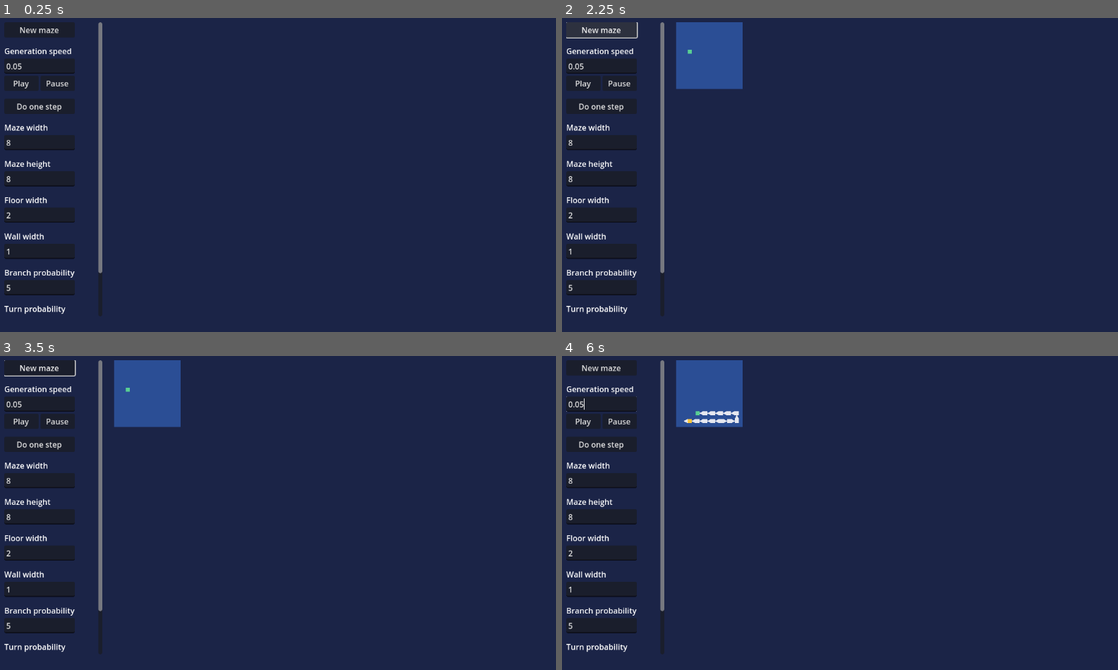
Above: before the commit, frames 1-4 (two rows, left to right).
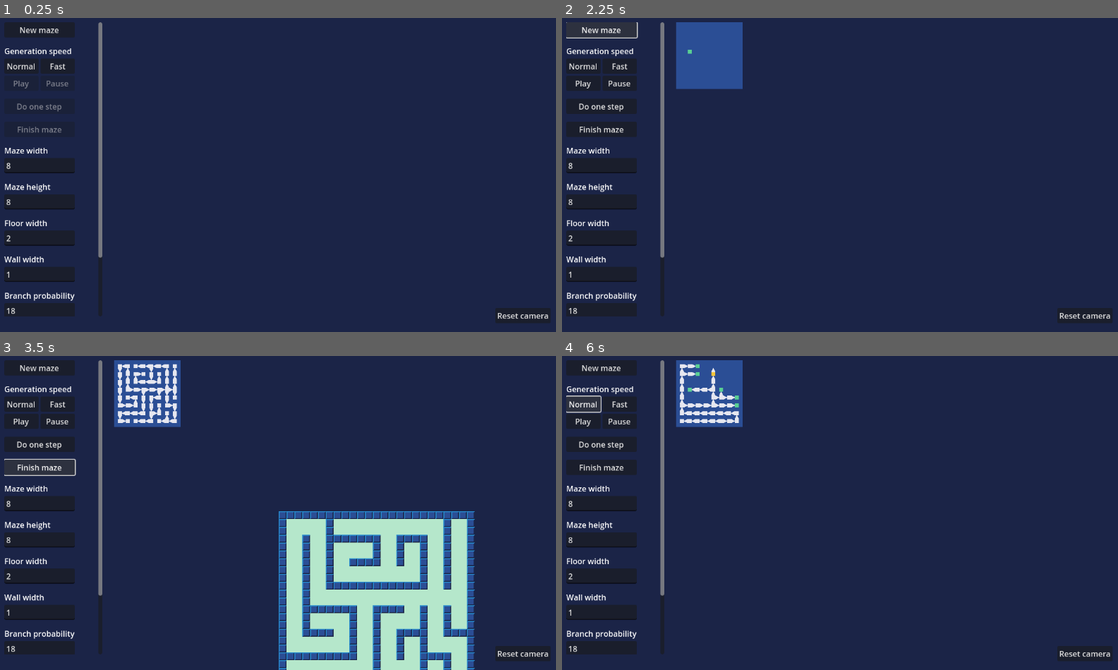
Above: after the commit, the same moments.

Repository: Kobefir/maze-generation
Game: Godot game, scene res://world.tscn
Same seed, same stepped clock (60 frames per second), same inputs: the game is played once before the commit and once after it.
Inputs (mouse positions are in pixels of both pictures, inside the frame that each line leads up to):
- Up to frame 1 (0.25 s): no input
- Up to frame 2 (2.25 s): click (617, 65) at 0.5 s, where only the run after the commit has a clickable "Fast"; click (1084, 316) at 1.25 s, where only the run after the commit has a clickable "Reset camera"; click "New maze" at 2 s
- Up to frame 3 (3.5 s): click (38, 465) at 2.75 s, where only the run after the commit has a clickable "Finish maze"
- Up to frame 4 (6 s): click "New maze" at 3.5 s; click "Play" at 4.25 s; click "Play" at 5 s; click (584, 403) at 5.75 s, where only the run after the commit has a clickable "Normal"

The runs differ from the first frame. In frame 1, 6.4% of the frame differs, in the area x 0-99%, y 13-98%; in frame 2, 6.7%; in frame 3, 24%, in the area x 0-99%, y 1-100%; in frame 4, 7.3%.

Commit message:
Added "finish maze" button
- When pressed. the maze is completed in one "step" instead of "stepping" once per update

Diff:
--- a/cellular_automata.gd
+++ b/cellular_automata.gd
@@ -10,7 +10,10 @@
 @export var floor_size: int = 1
 @export var branch_chance: int = 5 # Percent chance of branching
 @export var turn_chance: int = 10 # Percent chance of changing path direction
-@export var update_frequency: float = 0.05 # Number of seconds between _step_generation() calls
+
+# Number of seconds between _step_generation() calls when autoplayed
+@export var normal_update_speed: float = 0.05
+@export var fast_update_speed: float = 0.0
 
 var maze: Dictionary[Vector2i, Cell]
 var rng: RandomNumberGenerator
@@ -20,7 +23,9 @@
 var branchable_connected_cells: Array[Vector2i]
 var connected_cell_count: int
 var update_timer: float
+var update_frequency: float
 var is_maze_paused: bool = true
+var is_maze_complete: bool
 
 var DIRECTIONS: Array[Vector2i] = [
 	Vector2i.UP,	# Direction 0
@@ -45,12 +50,15 @@
 func _ready() -> void:
 	SignalBus.new_maze.connect(_on_new_maze)
 	SignalBus.step_maze.connect(_on_maze_stepped)
-	SignalBus.update_speed_changed.connect(_on_update_speed_changed)
 	SignalBus.maze_paused.connect(_on_maze_paused)
 	SignalBus.maze_played.connect(_on_maze_played)
 	SignalBus.maze_complete.connect(_on_maze_complete)
+	SignalBus.speed_set_normal.connect(_on_speed_set_normal)
+	SignalBus.speed_set_fast.connect(_on_speed_set_fast)
+	SignalBus.maze_hurried.connect(_on_maze_hurried)
 
 	rng = RandomNumberGenerator.new()
+	update_frequency = normal_update_speed
 
 func _physics_process(delta: float) -> void:
 	if not is_maze_paused:
@@ -59,7 +67,6 @@
 			update_timer = update_frequency
 			step_generation()
 
-
 func _on_new_maze(params: Dictionary[StringName, int]) -> void:
 	# Assign the maze parameters to this node
 	for prop in params.keys(): set(prop, params[prop])
@@ -70,6 +77,7 @@
 	branchable_connected_cells.clear()
 	connected_cell_count = 0
 	is_maze_paused = true
+	is_maze_complete = false
 
 	# Pick a random RandomNumberGenerator seed if there's no user-input seed
 	if rng_seed == -1: rng.randomize()
@@ -79,11 +87,8 @@
 
 # Pause or resume maze generation
 func toggle_pause() -> void:
-	if is_maze_paused:
-		is_maze_paused = false
-	else:
-		is_maze_paused = true
-
+	if is_maze_paused: is_maze_paused = false
+	else: is_maze_paused = true
 	update_timer = update_frequency
 
 # Create empty maze consisting only of disconnected cells
@@ -161,6 +166,9 @@
 
 # Run cell simulation until one or more cells change state
 func step_generation() -> void:
+	if is_maze_complete:
+		return
+
 	match maze[active_cell_coords].state:
 		CellState.DISCONNECTED:
 			return
@@ -260,10 +268,7 @@
 
 func _on_maze_complete(_params: Dictionary[StringName, int],
 		_maze: Dictionary[Vector2i, Cell]) -> void:
-	print("maze complete")
-
-func _on_update_speed_changed(new_val: float) -> void:
-	update_frequency = new_val
+	is_maze_complete = true
 
 func _on_maze_paused() -> void:
 	if not is_maze_paused:
@@ -272,3 +277,17 @@
 func _on_maze_played() -> void:
 	if is_maze_paused:
 		toggle_pause()
+
+func _on_speed_set_normal() -> void:
+	update_frequency = normal_update_speed
+
+func _on_speed_set_fast() -> void:
+	update_frequency = fast_update_speed
+
+func _on_maze_hurried() -> void:
+	if is_maze_complete:
+		return
+
+	while not is_maze_complete:
+		step_generation()
+		print("generating")
--- a/signal_bus.gd
+++ b/signal_bus.gd
@@ -2,9 +2,6 @@
 
 @warning_ignore("unused_signal")
 signal new_maze(params: Dictionary[StringName, int])
-
-@warning_ignore("unused_signal")
-signal step_maze()
 
 @warning_ignore("unused_signal")
 signal update_speed_changed(new_speed: float)
@@ -19,8 +16,10 @@
 		params: Dictionary[StringName, int],
 		maze: Dictionary[Vector2i, CellularAutomata.Cell])
 
-@warning_ignore("unused_signal")
-signal maze_paused()
-
-@warning_ignore("unused_signal")
-signal maze_played()
+@warning_ignore("unused_signal") signal maze_paused()
+@warning_ignore("unused_signal") signal maze_played()
+@warning_ignore("unused_signal") signal step_maze()
+@warning_ignore("unused_signal") signal speed_set_normal()
+@warning_ignore("unused_signal") signal speed_set_fast()
+@warning_ignore("unused_signal") signal camera_reset()
+@warning_ignore("unused_signal") signal maze_hurried()
--- a/ui.gd
+++ b/ui.gd
@@ -9,16 +9,22 @@
 @export var branch_chance_input: LineEdit
 @export var turn_chance_input: LineEdit
 @export var seed_input: LineEdit
-@export var update_speed_input: LineEdit
+@export var normal_button: Button
+@export var fast_button: Button
 @export var pause_button: Button
 @export var play_button: Button
+@export var reset_camera_button: Button
+@export var finish_maze_button: Button
 
 func _ready() -> void:
 	new_maze_button.pressed.connect(_on_new_maze_button_pressed)
 	step_maze_button.pressed.connect(_on_step_maze_button_pressed)
-	update_speed_input.text_changed.connect(_on_update_speed_changed.bind())
+	normal_button.pressed.connect(_on_normal_button_pressed)
+	fast_button.pressed.connect(_on_fast_button_pressed)
 	pause_button.pressed.connect(_on_pause_button_pressed)
 	play_button.pressed.connect(_on_play_button_pressed)
+	reset_camera_button.pressed.connect(_on_reset_camera_button_pressed)
+	finish_maze_button.pressed.connect(_on_finish_maze_button_pressed)
 
 func _on_new_maze_button_pressed() -> void:
 	# Declare params outside of the Dictionary so we can perform
@@ -43,18 +49,29 @@
 
 	SignalBus.new_maze.emit(params)
 
+	# Enable the step buttons
+	play_button.disabled = false
+	pause_button.disabled = false
+	step_maze_button.disabled = false
+	finish_maze_button.disabled = false
+
 func _on_step_maze_button_pressed() -> void:
 	SignalBus.step_maze.emit()
 
-func _on_update_speed_changed(new_val: String) -> void:
-	var parsed_val := new_val.to_float()
-	if parsed_val == 0.0:
-		update_speed_input.text = "0"
+func _on_normal_button_pressed() -> void:
+	SignalBus.speed_set_normal.emit()
 
-	SignalBus.update_speed_changed.emit(parsed_val)
+func _on_fast_button_pressed() -> void:
+	SignalBus.speed_set_fast.emit()
 
 func _on_pause_button_pressed() -> void:
 	SignalBus.maze_paused.emit()
 
 func _on_play_button_pressed() -> void:
 	SignalBus.maze_played.emit()
+
+func _on_reset_camera_button_pressed() -> void:
+	SignalBus.camera_reset.emit()
+
+func _on_finish_maze_button_pressed() -> void:
+	SignalBus.maze_hurried.emit()
--- a/world.tscn
+++ b/world.tscn
@@ -11,7 +11,7 @@
 
 [node name="World" type="Node2D"]
 
-[node name="UI" type="CanvasLayer" parent="." node_paths=Pac …(153 unchanged characters)… t", "turn_chance_input", "seed_input", "update_speed_input", "pause_button", "play_button")]
+[node name="UI" type="CanvasLayer" parent="." node_paths=Pac …(153 unchanged characters)… t", "turn_chance_input", "seed_input", "normal_button", "fast_button", "pause_button", "play_button", "reset_camera_button", "finish_maze_button")]
 script = ExtResource("2_aqk2v")
 new_maze_button = NodePath("ScrollContainer/MazeProperties/NewMazeButton")
 step_maze_button = NodePath("ScrollContainer/MazeProperties/StepMazeButton")
@@ -22,9 +22,12 @@
 branch_chance_input = NodePath("ScrollContainer/MazeProperties/BranchContainer/BranchInput")
 turn_chance_input = NodePath("ScrollContainer/MazeProperties/TurnContainer/TurnInput")
 seed_input = NodePath("ScrollContainer/MazeProperties/SeedContainer/SeedInput")
-update_speed_input = NodePath("ScrollContainer/MazeProperties/UpdateSpeedContainer/UpdateSpeedInput")
+normal_button = NodePath("ScrollContainer/MazeProperties/UpdateSpeedContainer/SpeedContainer/NormalButton")
+fast_button = NodePath("ScrollContainer/MazeProperties/UpdateSpeedContainer/SpeedContainer/FastButton")
 pause_button = NodePath("ScrollContainer/MazeProperties/UpdateSpeedContainer/PlayPauseContainer/PauseButton")
 play_button = NodePath("ScrollContainer/MazeProperties/UpdateSpeedContainer/PlayPauseContainer/PlayButton")
+reset_camera_button = NodePath("ResetCameraButton")
+finish_maze_button = NodePath("ScrollContainer/MazeProperties/FinishMazeButton")
 
 [node name="Map" type="TileMapLayer" parent="UI"]
 position = Vector2(240, 16)
@@ -56,10 +59,18 @@
 layout_mode = 2
 text = "Generation speed"
 
-[node name="UpdateSpeedInput" type="LineEdit" parent="UI/ScrollContainer/MazeProperties/UpdateSpeedContainer"]
-clip_contents = true
-layout_mode = 2
-text = "0.05"
+[node name="SpeedContainer" type="HBoxContainer" parent="UI/ScrollContainer/MazeProperties/UpdateSpeedContainer"]
+layout_mode = 2
+
+[node name="NormalButton" type="Button" parent="UI/ScrollContainer/MazeProperties/UpdateSpeedContainer/SpeedContainer"]
+layout_mode = 2
+size_flags_horizontal = 3
+text = "Normal"
+
+[node name="FastButton" type="Button" parent="UI/ScrollContainer/MazeProperties/UpdateSpeedContainer/SpeedContainer"]
+layout_mode = 2
+size_flags_horizontal = 3
+text = "Fast"
 
 [node name="PlayPauseContainer" type="HBoxContainer" parent="UI/ScrollContainer/MazeProperties/UpdateSpeedContainer"]
 layout_mode = 2
@@ -67,17 +78,25 @@
 [node name="PlayButton" type="Button" parent="UI/ScrollContainer/MazeProperties/UpdateSpeedContainer/PlayPauseContainer"]
 layout_mode = 2
 size_flags_horizontal = 3
+disabled = true
 text = "Play"
 
 [node name="PauseButton" type="Button" parent="UI/ScrollContainer/MazeProperties/UpdateSpeedContainer/PlayPauseContainer"]
 layout_mode = 2
 size_flags_horizontal = 3
+disabled = true
 text = "Pause"
 
 [node name="StepMazeButton" type="Button" parent="UI/ScrollContainer/MazeProperties"]
 layout_mode = 2
+disabled = true
 text = "Do one step"
 
+[node name="FinishMazeButton" type="Button" parent="UI/ScrollContainer/MazeProperties"]
+layout_mode = 2
+disabled = true
+text = "Finish maze"
+
 [node name="WidthContainer" type="VBoxContainer" parent="UI/ScrollContainer/MazeProperties"]
 layout_mode = 2
 
@@ -136,7 +155,7 @@
 [node name="BranchInput" type="LineEdit" parent="UI/ScrollContainer/MazeProperties/BranchContainer"]
 clip_contents = true
 layout_mode = 2
-text = "5"
+text = "18"
 
 [node name="TurnContainer" type="VBoxContainer" parent="UI/ScrollContainer/MazeProperties"]
 layout_mode = 2
@@ -148,7 +167,7 @@
 [node name="TurnInput" type="LineEdit" parent="UI/ScrollContainer/MazeProperties/TurnContainer"]
 clip_contents = true
 layout_mode = 2
-text = "10"
+text = "18"
 
 [node name="SeedContainer" type="VBoxContainer" parent="UI/ScrollContainer/MazeProperties"]
 layout_mode = 2
@@ -161,6 +180,13 @@
 clip_contents = true
 layout_mode = 2
 text = "-1"
+
+[node name="ResetCameraButton" type="Button" parent="UI"]
+offset_left = 1018.0
+offset_top = 599.0
+offset_right = 1107.0
+offset_bottom = 630.0
+text = "Reset camera"
 
 [node name="CellularAutomata" type="Node2D" parent="."]
 script = ExtResource("1_f3sb7")
--- a/world_camera.gd
+++ b/world_camera.gd
@@ -2,6 +2,12 @@
 
 @export var speed: float = 500
 
+func _ready() -> void:
+	SignalBus.camera_reset.connect(_on_camera_reset)
+
 func _physics_process(delta) -> void:
 	var input_dir: Vector2 = Input.get_vector("left", "right", "up", "down")
 	position += input_dir * speed * delta
+
+func _on_camera_reset() -> void:
+	position = Vector2(0, 0)
Not shown, added: export_presets.cfg
